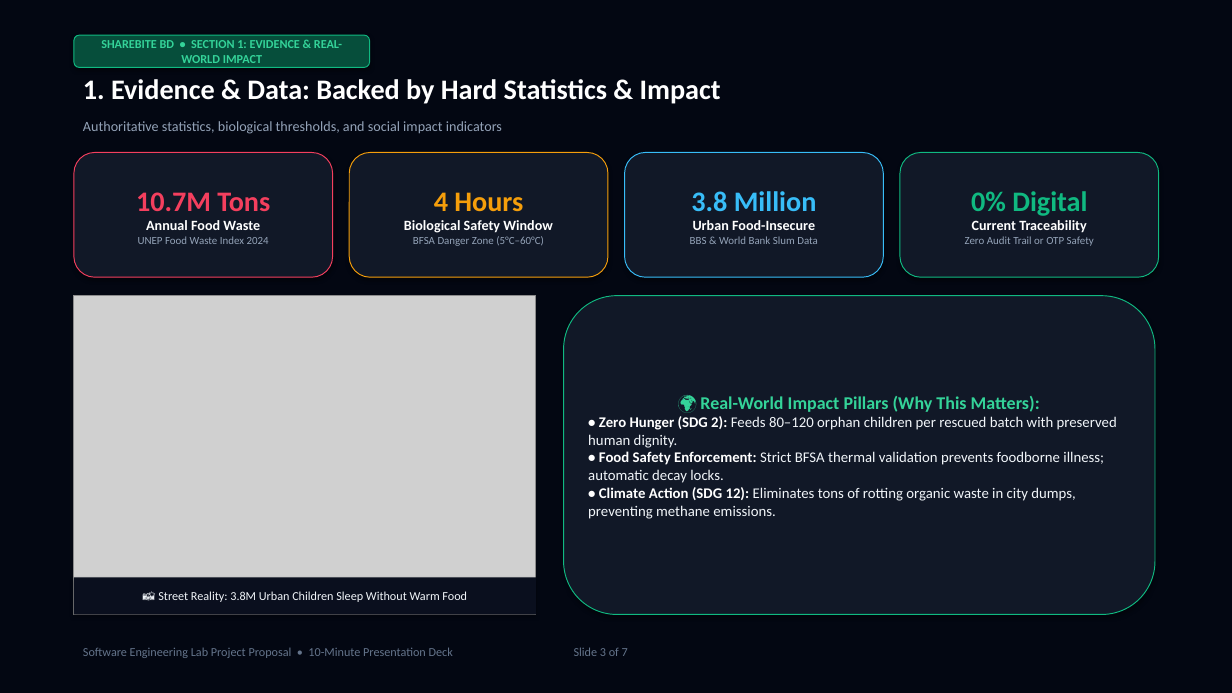
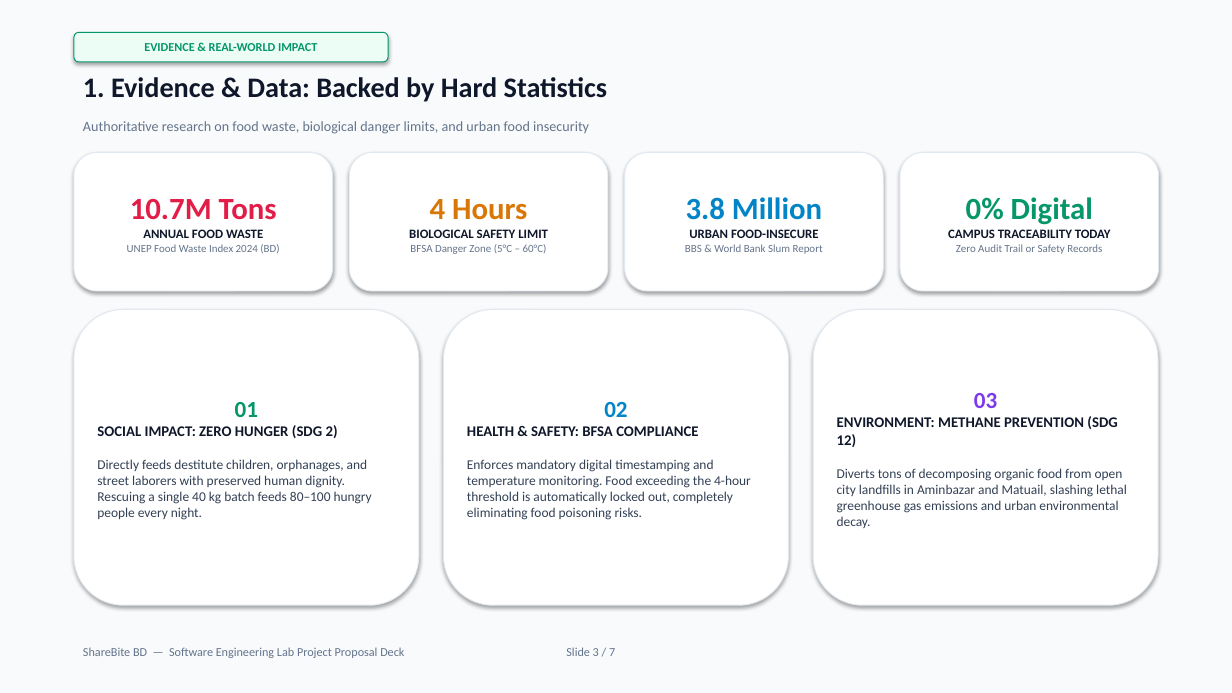
Before and after one commit to mahamudul-hasan7/shearbitebd, a slide deck: slide 3 of ShareBite_BD_SE_Lab_Presentation.pptx. Drawn at 1232x693 pixels with LibreOffice and Linux fonts; fonts in the diff are those of the drawing; grey boxes stand for pictures. Boxes give left, top, right and bottom in pixels: in the first picture for what was removed or moved away, otherwise in the second. Text is boxed around its words. In the diff, an @@ line names an element or a change of style, - is before the commit and + after.

Commit message:
feat(presentation): redesign slides into clean academic structured format matching user reference

```diff
--- a/ShareBite_BD_SE_Lab_Presentation.pptx
+++ b/ShareBite_BD_SE_Lab_Presentation.pptx
@@ rectangle at [0,0,1232,693]: fill #030712 to #F8FAFC @@
@@ rounded rectangle "EVIDENCE & REAL-WORLD IMPACT": place and size @@
-rounded rectangle "EVIDENCE & REAL-WORLD IMPACT" at [74,35,370,67]
+rounded rectangle "EVIDENCE & REAL-WORLD IMPACT" at [74,32,388,62]
@@ rounded rectangle "EVIDENCE & REAL-WORLD IMPACT" at [74,32,388,62]: fill #064E3B to #ECFDF5; outline #10B981 0.75 pt to #059669 0.75 pt @@
@@ text in rounded rectangle at [144,43,317,51]: text changed; text colour #34D399 to #059669 @@
-SHAREBITE BD • SECTION 1: EVIDENCE & REAL-WORLD IMPACT
+EVIDENCE & REAL-WORLD IMPACT
@@ text at [83,77,607,102]: text changed; text colour #FFFFFF to #0F172A @@
-1. Evidence & Data: Backed by Hard Statistics & Impact
+1. Evidence & Data: Backed by Hard Statistics
@@ text at [83,121,589,134]: text changed; text colour #94A3B8 to #64748B @@
-Authoritative statistics, biological thresholds, and social impact indicators
+Authoritative research on food waste, biological danger limits, and urban food insecurity
@@ rounded rectangle "10.7M Tons": place and size @@
-rounded rectangle "10.7M Tons" at [74,152,333,277]
+rounded rectangle "10.7M Tons" at [74,152,333,291]
@@ rounded rectangle "10.7M Tons" at [74,152,333,291]: fill #111827 to #FFFFFF; outline #F43F5E 0.75 pt to #E2E8F0 0.75 pt @@
@@ rounded rectangle "4 Hours": place and size @@
-rounded rectangle "4 Hours" at [349,152,608,277]
+rounded rectangle "4 Hours" at [349,152,608,291]
@@ rounded rectangle "4 Hours" at [349,152,608,291]: fill #111827 to #FFFFFF; outline #F59E0B 0.75 pt to #E2E8F0 0.75 pt @@
@@ rounded rectangle "3.8 Million": place and size @@
-rounded rectangle "3.8 Million" at [625,152,884,277]
+rounded rectangle "3.8 Million" at [625,152,884,291]
@@ rounded rectangle "3.8 Million" at [625,152,884,291]: fill #111827 to #FFFFFF; outline #38BDF8 0.75 pt to #E2E8F0 0.75 pt @@
@@ rounded rectangle "0% Digital": place and size @@
-rounded rectangle "0% Digital" at [900,152,1159,277]
+rounded rectangle "0% Digital" at [900,152,1159,291]
@@ rounded rectangle "0% Digital" at [900,152,1159,291]: fill #111827 to #FFFFFF; outline #10B981 0.75 pt to #E2E8F0 0.75 pt @@
@@ text in rounded rectangle at [130,199,277,220]: size 22 to 24 pt, text colour #F43F5E to #E11D48 in "10.7M Tons" @@
@@ text in rounded rectangle at [430,199,527,220]: size 22 to 24 pt, text colour #F59E0B to #D97706 in "4 Hours" @@
@@ text in rounded rectangle at [686,197,822,220]: size 22 to 24 pt, text colour #38BDF8 to #0284C7 in "3.8 Million" @@
@@ text in rounded rectangle at [966,197,1093,225]: size 22 to 24 pt, text colour #10B981 to #059669 in "0% Digital" @@
@@ text in rounded rectangle at [127,229,279,253]: text changed; text colour #94A3B8 to #64748B @@
-Annual Food Waste
-UNEP Food Waste Index 2024
+ANNUAL FOOD WASTE
+UNEP Food Waste Index 2024 (BD)
@@ text in rounded rectangle at [948,229,1111,254]: text changed; text colour #94A3B8 to #64748B @@
-Current Traceability
-Zero Audit Trail or OTP Safety
+CAMPUS TRACEABILITY TODAY
+Zero Audit Trail or Safety Records
@@ text in rounded rectangle at [410,244,547,254]: text changed; text colour #94A3B8 to #64748B @@
-Biological Safety Window
-BFSA Danger Zone (5°C–60°C)
+BIOLOGICAL SAFETY LIMIT
+BFSA Danger Zone (5°C – 60°C)
@@ text in rounded rectangle at [685,244,823,254]: text changed; text colour #94A3B8 to #64748B @@
-Urban Food-Insecure
-BBS & World Bank Slum Data
+URBAN FOOD-INSECURE
+BBS & World Bank Slum Report
@@ picture removed at [74,296,536,615] @@
@@ rounded rectangle added at [74,310,419,605], fill #FFFFFF, outline #E2E8F0 0.75 pt, 10.5 pt, text #334155 @@
+01
+SOCIAL IMPACT: ZERO HUNGER (SDG 2)
+Directly feeds destitute children, orphanages, and street laborers with preserved human dignity. Rescuing a single 40 kg batch feeds 80–100 hungry people every night.
@@ rounded rectangle added at [444,310,788,605], fill #FFFFFF, outline #E2E8F0 0.75 pt, 10.5 pt, text #334155 @@
+02
+HEALTH & SAFETY: BFSA COMPLIANCE
+Enforces mandatory digital timestamping and temperature monitoring. Food exceeding the 4-hour threshold is automatically locked out, completely eliminating food poisoning risks.
@@ rounded rectangle "03" at [813,310,1158,605]: fill #111827 to #FFFFFF; outline #10B981 0.75 pt to #E2E8F0 0.75 pt @@
@@ rounded rectangle "03": place and size @@
-rounded rectangle "03" at [564,296,1155,615]
+rounded rectangle "03" at [813,310,1158,605]
@@ text in rounded rectangle at [837,393,1127,528]: text changed; size 11.5 to 10.5 pt; text colour #F1F5F9 to #334155 @@
-🌍 Real-World Impact Pillars (Why This Matters):
-• Zero Hunger (SDG 2): Feeds 80–120 orphan children per rescued batch with preserved human dignity.
-• Food Safety Enforcement: Strict BFSA thermal validation prevents foodborne illness; automatic decay locks.
-• Climate Action (SDG 12): Eliminates tons of rotting organic waste in city dumps, preventing methane emissions.
+03
+ENVIRONMENT: METHANE PREVENTION (SDG 12)
+Diverts tons of decomposing organic food from open city landfills in Aminbazar and Matuail, slashing lethal greenhouse gas emissions and urban environmental decay.
@@ rectangle removed at [74,578,536,615] @@
-📸 Street Reality: 3.8M Urban Children Sleep Without Warm Food
@@ text at [83,647,615,658]: text changed @@
-Software Engineering Lab Project Proposal • 10-Minute Presentation Deck Slide 3 of 7
+ShareBite BD — Software Engineering Lab Project Proposal Deck Slide 3 / 7
```
Also in this commit, not shown: 6 other slides changed, 4 other files.
